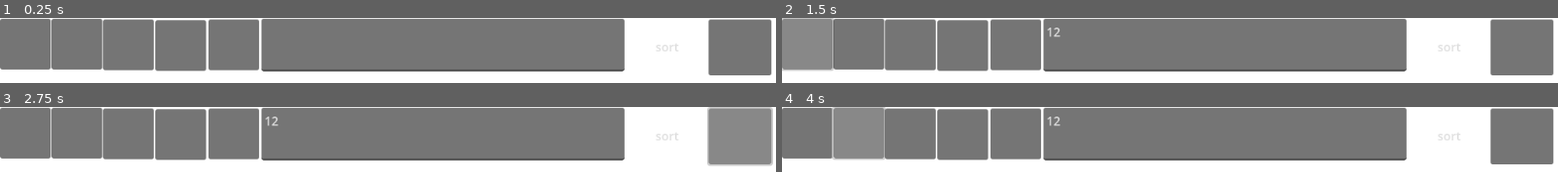
Above: before the commit, frames 1-4 (two rows, left to right).
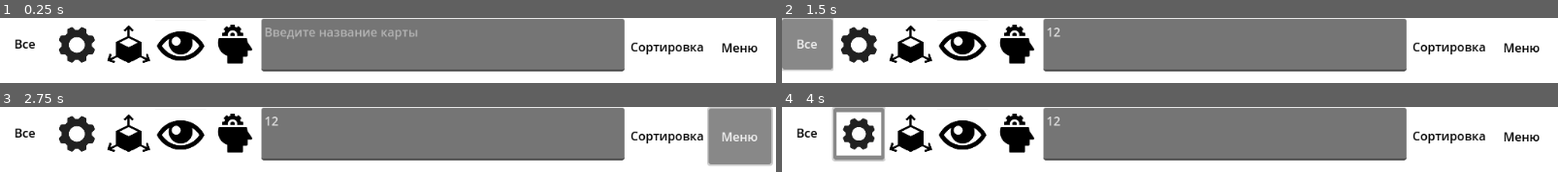
Above: after the commit, the same moments.

Repository: sialiss/GD_cards
Game: Godot game, scene res://Scenes/ListOfCards/ListOfCards.tscn
The game is run twice, just before and just after one commit, with the same random seed, the same clock (stepped at 60 frames per second) and the same inputs. Before the commit the project has no main scene; this scene is started directly in both runs.
Inputs (mouse positions are in pixels of both pictures, inside the frame that each line leads up to; where the layout moved, square brackets give the same spot in the first picture):
- Up to frame 1 (0.25 s): no input
- Up to frame 2 (1.5 s): click (1224, 45) at 0.52 s; type "12" at 0.6 s; click (805, 44) at 1.25 s
- Up to frame 3 (2.75 s): click (737, 136) at 2 s
- Up to frame 4 (4 s): click "sort" (after the commit: "Сортировка") at 2.75 s; click (859, 133) [859, 133] at 3.5 s

The runs differ from the first frame. In frame 1, 35% of the frame differs, in the area x 0-100%, y 1-89%; in frame 2, 28%; in frame 3, 27%; in frame 4, 32%.

Commit message:
add images and many code im tired

Diff:
--- /dev/null
+++ b/Assets/data.json
@@ -0,0 +1,248 @@
+[
+    {
+
+    "type": "атомарная механика",
+    "name": "ПЕРЕМЕЩАТЬ",
+    "text": "Объект двигается в пространстве.",
+    "image_path": "res://Assets/cards/move.png"
+    },
+
+    {
+
+    "type": "атомарная механика",
+    "name": "ПОМЕСТИТЬ",
+    "text": "Объект возникает в пространстве.",
+    "image_path": "res://Assets/cards/place.png"
+},
+
+    {
+
+    "type": "атомарная механика",
+    "name": "ВРАЩАТЬ",
+    "text": "Объект поворачивается вокруг своей оси.",
+    "image_path": "res://Assets/cards/rotate.png"
+},
+
+    {
+    "type": "атомарная механика",
+    "name": "УДАЛИТЬ",
+    "text": "Объект удаляется из игровой среды.",
+    "image_path": "res://Assets/cards/delete.png"
+},
+
+    {
+    "type": "атомарная механика",
+    "name": "УВЕЛИЧИВАТЬ",
+    "text": "Объект увеличивается в размере по одной или нескольким осям.",
+    "image_path": "res://Assets/cards/increase.png"
+},
+
+    {
+    "type": "атомарная механика",
+    "name": "УМЕНЬШАТЬ",
+    "text": "Объект уменьшается в размере по одной или нескольким осям.",
+    "image_path": "res://Assets/cards/reduce.png"
+},
+
+    {
+    "type": "атомарная механика",
+    "name": "ПРЫГАТЬ",
+    "text": "Объект двигается рывком по одной или нескольким осям.",
+    "image_path": "res://Assets/cards/jump.png"
+},
+
+    {
+    "type": "атомарная механика",
+    "name": "ГРАВИТАЦИЯ",
+    "text": "Объект с ускорением стремится приблизиться к другому объекту.",
+    "image_path": "res://Assets/cards/gravitation.png"
+},
+
+    {
+    "type": "атомарная механика",
+    "name": "ИЗМЕНЯТЬ ФОРМУ",
+    "text": "Объект изменяет форму",
+    "image_path": "res://Assets/cards/change_shape.png"
+},
+
+    {
+    "type": "атомарная механика",
+    "name": "ПЕРЕСЕКАТЬ",
+    "text": "Объект пересекается с другим объектом.",
+    "image_path": "res://Assets/cards/cross.png"
+},
+
+    {
+    "type": "атомарная механика",
+    "name": "РАЗДЕЛИТЬ",
+    "text": "Объект разделяется на несколько объектов.",
+    "image_path": "res://Assets/cards/split.png"
+},
+
+    {
+
+    "type": "атомарная механика",
+    "name": "ОБЪЕДИНИТЬ",
+    "text": "Несколько объектов соединяются в один.",
+    "image_path": "res://Assets/cards/unite.png"
+},
+
+    {
+
+    "type": "атомарная механика",
+    "name": "СОБРАТЬ СЕТ",
+    "text": "Игрок собирает определённый набор ресурсов",
+    "image_path": "res://Assets/cards/collect_set.png"
+},
+
+    {
+
+    "type": "атомарная механика",
+    "name": "ДОБАВИТЬ РЕСУРС",
+    "text": "Игроку добавляется ресурс",
+    "image_path": "res://Assets/cards/add_resource.png"
+},
+
+    {
+
+    "type": "атомарная механика",
+    "name": "ВЫЧЕСТЬ РЕСУРС",
+    "text": "Игрок теряет ресурс",
+    "image_path": "res://Assets/cards/substract_resource.png"
+},
+
+    {
+
+    "type": "атомарная механика",
+    "name": "ИЗМЕНЯТЬ ДИНАМИКУ",
+    "text": "Замедлять или ускорять процессы во времени",
+    "image_path": "res://Assets/cards/change_dynamics.png"
+},
+
+    {
+    "type": "атомарная механика",
+    "name": "ГЕН. СЛУЧАЙНОСТИ",
+    "text": "Случайное событие или число",
+    "image_path": "res://Assets/cards/random.png"
+},
+
+    {
+    "type": "игровое пространство",
+    "name": "ТРЕХМЕРНОЕ",
+    "text": "Игровое пространство",
+    "image_path": "res://Assets/cards/three-dimensional.png"
+},
+
+    {
+    "type": "игровое пространство",
+    "name": "ЛИНИЯ",
+    "text": "Игровое пространство",
+    "image_path": "res://Assets/cards/line.png"
+},
+
+    {
+    "type": "игровое пространство",
+    "name": "ПЛОСКОСТЬ",
+    "text": "Игровое пространство",
+    "image_path": "res://Assets/cards/plane.png"
+},
+
+    {
+    "type": "перспектива игрока",
+    "name": "ОТ ПЕРВОГО ЛИЦА",
+    "text": "Игрок видит глазами своего аватара.",
+    "image_path": "res://Assets/cards/first_person.png"
+},
+
+    {
+    "type": "перспектива игрока",
+    "name": "ОТ ТРЕТЬЕГО ЛИЦА",
+    "text": "Игрок видит объекты в 3D мире из камеры на некотором отдалении.",
+    "image_path": "res://Assets/cards/third_party.png"
+},
+
+    {
+    "type": "перспектива игрока",
+    "name": "СВЕРХУ",
+    "text": "Игрок видит объекты сверху.",
+    "image_path": "res://Assets/cards/above.png"
+},
+
+    {"type": "перспектива игрока",
+    "name": "СБОКУ",
+    "text": "Игрок видит объекты сбоку.",
+    "image_path": "res://Assets/cards/side.png"
+},
+
+    {"type": "перспектива игрока",
+    "name": "ИЗОМЕТРИЯ",
+    "text": "Игрок видит объекты со стороны в изометрическом пространстве.",
+    "image_path": "res://Assets/cards/isometry.png"
+},
+
+    {"type": "вид игрового опыта",
+    "name": "СОРЕВНОВАНИЕ",
+    "text": "Условие победы и поражения. Участие соперников.",
+    "image_path": "res://Assets/cards/competition.png"
+},
+
+    {"type": "вид игрового опыта",
+    "name": "КООПЕРАТИВ",
+    "text": "Объединение усилий для достижения общей цели.",
+    "image_path": "res://Assets/cards/cooperative.png"
+},
+
+    {"type": "вид игрового опыта",
+    "name": "МЕХАНИЧЕСКОЕ МАСТЕРСТВО",
+    "text": "Рефлексы, механическая память, скорость реакции.",
+    "image_path": "res://Assets/cards/mechanical_skill.png"
+},
+
+    {"type": "вид игрового опыта",
+    "name": "СТРАТЕГИЧЕСКОЕ МАСТЕРСТВО",
+    "text": "Тактические и стратегические действия. Просчёт на несколько ходов вперёд.",
+    "image_path": "res://Assets/cards/strategy.png"
+},
+
+    {"type": "вид игрового опыта",
+    "name": "БОРЬБА С ХАОСОМ",
+    "text": "Упорядочивание пространства, объектов, ресурсов. Управление неопределенностью.",
+    "image_path": "res://Assets/cards/fighting_chaos.png"
+},
+
+    {"type": "вид игрового опыта",
+    "name": "ВПЕЧАТЛЕНИЕ",
+    "text": "Эстетическое удовольствие, рассказ истории или погружение в атмосферу.",
+    "image_path": "res://Assets/cards/impression.png"
+},
+
+    {"type": "вид игрового опыта",
+    "name": "ЭКСЦЕНТРИЧНОСТЬ",
+    "text": "Странные, нелепые действия и неожиданные результаты.",
+    "image_path": "res://Assets/cards/eccentricity.png"
+},
+
+    {"type": "вид игрового опыта",
+    "name": "РОЛЕВОЙ ОТЫГРЫШ",
+    "text": "Проживание истории, отыгрыш внедренной или вымышленной роли.",
+    "image_path": "res://Assets/cards/role_playing.png"
+},
+
+    {"type": "вид игрового опыта",
+    "name": "ПЕРФОРМАНС",
+    "text": "Действие как выступление, актерская игра участников.",
+    "image_path": "res://Assets/cards/performance.png"
+},
+
+    {"type": "вид игрового опыта",
+    "name": "ЭКСПРЕССИЯ",
+    "text": "Рефлексия, исследования собственных чувств и эмоций.",
+    "image_path": "res://Assets/cards/expression.png"
+},
+
+    {"type": "вид игрового опыта",
+    "name": "СИМУЛЯЦИЯ",
+    "text": "Моделирование процессов работы объектов реального или вымышленного мира.",
+    "image_path": "res://Assets/cards/simulation.png"
+}
+]
--- /dev/null
+++ b/Scenes/ListOfCards/ListOfCards.gd
@@ -0,0 +1,33 @@
+extends CanvasLayer
+
+var file_data = [
+	{
+		"type": "атомарная механика",
+		"name": "ПЕРЕМЕЩАТЬ",
+		"text": "Объект двигается в пространстве.",
+		"image_path": "res://Assets/cards/move.png"
+	}
+]
+
+func save():
+	var file = FileAccess.open("res://Assets/data.json", FileAccess.WRITE)
+	file.store_line(JSON.stringify(file_data))
+
+func load_json():
+	if not FileAccess.file_exists("res://Assets/data.json"):
+		save()
+		return
+	var file = FileAccess.open("res://Assets/data.json", FileAccess.READ)
+	var data = JSON.parse_string(file.get_as_text())
+	file_data = data
+	for each in file_data:
+		each.name = each.name.to_lower()
+
+func _ready():
+	load_json()
+	for each in file_data:
+		print(each.name)
+
+# Called every frame. 'delta' is the elapsed time since the previous frame.
+func _process(delta):
+	pass
--- a/Scenes/ListOfCards/ListOfCards.tscn
+++ b/Scenes/ListOfCards/ListOfCards.tscn
@@ -1,14 +1,45 @@
-[gd_scene load_steps=2 format=3 uid="uid://bavkt6qcbwsb5"]
+[gd_scene load_steps=13 format=3 uid="uid://bavkt6qcbwsb5"]
 
-[sub_resource type="CanvasTexture" id="CanvasTexture_j7yxs"]
+[ext_resource type="Script" path="res://Scenes/ListOfCards/ListOfCards.gd" id="1_mtd6i"]
+[ext_resource type="Texture2D" uid="uid://dqx1k6v0ifjda" path="res://Assets/mechanics.png" id="1_odgt5"]
+[ext_resource type="Texture2D" uid="uid://ddcyhtpxpgvli" path="res://Assets/space.png" id="2_8gxwr"]
+[ext_resource type="Texture2D" uid="uid://g837fvc802kc" path="res://Assets/eye.png" id="3_qxah8"]
+[ext_resource type="Texture2D" uid="uid://bbtftlvhegsi4" path="res://Assets/experience.png" id="4_i1euw"]
+
+[sub_resource type="StyleBoxFlat" id="StyleBoxFlat_qdfkw"]
+bg_color = Color(1, 1, 1, 1)
+
+[sub_resource type="Theme" id="Theme_57uyb"]
+Button/colors/font_color = Color(0, 0, 0, 1)
+Button/styles/normal = SubResource("StyleBoxFlat_qdfkw")
+
+[sub_resource type="CanvasTexture" id="CanvasTexture_58pl1"]
+
+[sub_resource type="Theme" id="Theme_3qdfc"]
+Button/colors/font_color = Color(0, 0, 0, 1)
+Button/styles/normal = SubResource("StyleBoxFlat_qdfkw")
+
+[sub_resource type="Theme" id="Theme_1x5hg"]
+Button/colors/font_color = Color(0, 0, 0, 1)
+Button/styles/normal = SubResource("StyleBoxFlat_qdfkw")
+
+[sub_resource type="Theme" id="Theme_oj5aw"]
+Button/colors/font_color = Color(0, 0, 0, 1)
+Button/styles/normal = SubResource("StyleBoxFlat_qdfkw")
+
+[sub_resource type="Theme" id="Theme_b0pcm"]
+Button/colors/font_color = Color(0, 0, 0, 1)
+Button/styles/normal = SubResource("StyleBoxFlat_qdfkw")
 
 [node name="ListOfCards" type="CanvasLayer"]
+script = ExtResource("1_mtd6i")
 
 [node name="background" type="TextureRect" parent="."]
 custom_minimum_size = Vector2(1024, 600)
 offset_right = 503.0
 offset_bottom = 248.0
-texture = SubResource("CanvasTexture_j7yxs")
+theme = SubResource("Theme_57uyb")
+texture = SubResource("CanvasTexture_58pl1")
 
 [node name="Types" type="Node2D" parent="."]
 
@@ -16,48 +47,77 @@
 offset_top = 1.0
 offset_right = 67.0
 offset_bottom = 69.0
+theme = SubResource("Theme_3qdfc")
+text = "Все"
 
 [node name="Button2" type="Button" parent="Types"]
 offset_left = 68.0
 offset_top = 1.0
 offset_right = 135.0
-offset_bottom = 69.0
+offset_bottom = 71.0
+theme = SubResource("Theme_1x5hg")
+icon = ExtResource("1_odgt5")
+expand_icon = true
 
 [node name="Button3" type="Button" parent="Types"]
 offset_left = 136.0
 offset_top = 2.0
 offset_right = 203.0
 offset_bottom = 70.0
+theme = SubResource("Theme_oj5aw")
+icon = ExtResource("2_8gxwr")
+expand_icon = true
 
 [node name="Button4" type="Button" parent="Types"]
 offset_left = 205.0
 offset_top = 3.0
 offset_right = 272.0
 offset_bottom = 71.0
+theme = SubResource("Theme_oj5aw")
+icon = ExtResource("3_qxah8")
+expand_icon = true
 
 [node name="Button5" type="Button" parent="Types"]
 offset_left = 275.0
 offset_top = 2.0
 offset_right = 342.0
 offset_bottom = 70.0
+theme = SubResource("Theme_oj5aw")
+icon = ExtResource("4_i1euw")
+expand_icon = true
 
 [node name="Back" type="Button" parent="."]
 offset_left = 935.0
 offset_top = 2.0
 offset_right = 1018.0
 offset_bottom = 77.0
+theme = SubResource("Theme_b0pcm")
+text = "Меню"
 
 [node name="Search" type="TextEdit" parent="."]
 offset_left = 345.0
 offset_top = 1.0
 offset_right = 824.0
 offset_bottom = 72.0
+theme = SubResource("Theme_b0pcm")
+placeholder_text = "Введите название карты"
 
 [node name="Sort" type="MenuButton" parent="."]
 offset_left = 827.0
 offset_top = 6.0
 offset_right = 934.0
 offset_bottom = 71.0
-text = "sort"
+theme = SubResource("Theme_b0pcm")
+text = "Сортировка"
 
-[node name="Cards" type="Node2D" parent="."]
+[node name="Hashtable" type="Hashtable" parent="."]
+
+[node name="ScrollContainer" type="ScrollContainer" parent="."]
+offset_left = 18.0
+offset_top = 90.0
+offset_right = 1002.0
+offset_bottom = 574.0
+
+[node name="cards" type="GridContainer" parent="ScrollContainer"]
+unique_name_in_owner = true
+layout_mode = 2
--- /dev/null
+++ b/gdextension/src/data.json
@@ -0,0 +1,248 @@
+[
+    {
+
+    "type": "атомарная механика",
+    "name": "ПЕРЕМЕЩАТЬ",
+    "text": "Объект двигается в пространстве.",
+    "image_path": "res://Assets/cards/move.png"
+    },
+
+    {
+
+    "type": "атомарная механика",
+    "name": "ПОМЕСТИТЬ",
+    "text": "Объект возникает в пространстве.",
+    "image_path": "res://Assets/cards/place.png"
+},
+
+    {
+
+    "type": "атомарная механика",
+    "name": "ВРАЩАТЬ",
+    "text": "Объект поворачивается вокруг своей оси.",
+    "image_path": "res://Assets/cards/rotate.png"
+},
+
+    {
+    "type": "атомарная механика",
+    "name": "УДАЛИТЬ",
+    "text": "Объект удаляется из игровой среды.",
+    "image_path": "res://Assets/cards/delete.png"
+},
+
+    {
+    "type": "атомарная механика",
+    "name": "УВЕЛИЧИВАТЬ",
+    "text": "Объект увеличивается в размере по одной или нескольким осям.",
+    "image_path": "res://Assets/cards/increase.png"
+},
+
+    {
+    "type": "атомарная механика",
+    "name": "УМЕНЬШАТЬ",
+    "text": "Объект уменьшается в размере по одной или нескольким осям.",
+    "image_path": "res://Assets/cards/reduce.png"
+},
+
+    {
+    "type": "атомарная механика",
+    "name": "ПРЫГАТЬ",
+    "text": "Объект двигается рывком по одной или нескольким осям.",
+    "image_path": "res://Assets/cards/jump.png"
+},
+
+    {
+    "type": "атомарная механика",
+    "name": "ГРАВИТАЦИЯ",
+    "text": "Объект с ускорением стремится приблизиться к другому объекту.",
+    "image_path": "res://Assets/cards/gravitation.png"
+},
+
+    {
+    "type": "атомарная механика",
+    "name": "ИЗМЕНЯТЬ ФОРМУ",
+    "text": "Объект изменяет форму",
+    "image_path": "res://Assets/cards/change_shape.png"
+},
+
+    {
+    "type": "атомарная механика",
+    "name": "ПЕРЕСЕКАТЬ",
+    "text": "Объект пересекается с другим объектом.",
+    "image_path": "res://Assets/cards/cross.png"
+},
+
+    {
+    "type": "атомарная механика",
+    "name": "РАЗДЕЛИТЬ",
+    "text": "Объект разделяется на несколько объектов.",
+    "image_path": "res://Assets/cards/split.png"
+},
+
+    {
+
+    "type": "атомарная механика",
+    "name": "ОБЪЕДИНИТЬ",
+    "text": "Несколько объектов соединяются в один.",
+    "image_path": "res://Assets/cards/unite.png"
+},
+
+    {
+
+    "type": "атомарная механика",
+    "name": "СОБРАТЬ СЕТ",
+    "text": "Игрок собирает определённый набор ресурсов",
+    "image_path": "res://Assets/cards/collect_set.png"
+},
+
+    {
+
+    "type": "атомарная механика",
+    "name": "ДОБАВИТЬ РЕСУРС",
+    "text": "Игроку добавляется ресурс",
+    "image_path": "res://Assets/cards/add_resource.png"
+},
+
+    {
+
+    "type": "атомарная механика",
+    "name": "ВЫЧЕСТЬ РЕСУРС",
+    "text": "Игрок теряет ресурс",
+    "image_path": "res://Assets/cards/substract_resource.png"
+},
+
+    {
+
+    "type": "атомарная механика",
+    "name": "ИЗМЕНЯТЬ ДИНАМИКУ",
+    "text": "Замедлять или ускорять процессы во времени",
+    "image_path": "res://Assets/cards/change_dynamics.png"
+},
+
+    {
+    "type": "атомарная механика",
+    "name": "ГЕН. СЛУЧАЙНОСТИ",
+    "text": "Случайное событие или число",
+    "image_path": "res://Assets/cards/random.png"
+},
+
+    {
+    "type": "игровое пространство",
+    "name": "ТРЕХМЕРНОЕ",
+    "text": "Игровое пространство",
+    "image_path": "res://Assets/cards/three-dimensional.png"
+},
+
+    {
+    "type": "игровое пространство",
+    "name": "ЛИНИЯ",
+    "text": "Игровое пространство",
+    "image_path": "res://Assets/cards/line.png"
+},
+
+    {
+    "type": "игровое пространство",
+    "name": "ПЛОСКОСТЬ",
+    "text": "Игровое пространство",
+    "image_path": "res://Assets/cards/plane.png"
+},
+
+    {
+    "type": "перспектива игрока",
+    "name": "ОТ ПЕРВОГО ЛИЦА",
+    "text": "Игрок видит глазами своего аватара.",
+    "image_path": "res://Assets/cards/first_person.png"
+},
+
+    {
+    "type": "перспектива игрока",
+    "name": "ОТ ТРЕТЬЕГО ЛИЦА",
+    "text": "Игрок видит объекты в 3D мире из камеры на некотором отдалении.",
+    "image_path": "res://Assets/cards/third_party.png"
+},
+
+    {
+    "type": "перспектива игрока",
+    "name": "СВЕРХУ",
+    "text": "Игрок видит объекты сверху.",
+    "image_path": "res://Assets/cards/above.png"
+},
+
+    {"type": "перспектива игрока",
+    "name": "СБОКУ",
+    "text": "Игрок видит объекты сбоку.",
+    "image_path": "res://Assets/cards/side.png"
+},
+
+    {"type": "перспектива игрока",
+    "name": "ИЗОМЕТРИЯ",
+    "text": "Игрок видит объекты со стороны в изометрическом пространстве.",
+    "image_path": "res://Assets/cards/isometry.png"
+},
+
+    {"type": "вид игрового опыта",
+    "name": "СОРЕВНОВАНИЕ",
+    "text": "Условие победы и поражения. Участие соперников.",
+    "image_path": "res://Assets/cards/competition.png"
+},
+
+    {"type": "вид игрового опыта",
+    "name": "КООПЕРАТИВ",
+    "text": "Объединение усилий для достижения общей цели.",
+    "image_path": "res://Assets/cards/cooperative.png"
+},
+
+    {"type": "вид игрового опыта",
+    "name": "МЕХАНИЧЕСКОЕ МАСТЕРСТВО",
+    "text": "Рефлексы, механическая память, скорость реакции.",
+    "image_path": "res://Assets/cards/mechanical_skill.png"
+},
+
+    {"type": "вид игрового опыта",
+    "name": "СТРАТЕГИЧЕСКОЕ МАСТЕРСТВО",
+    "text": "Тактические и стратегические действия. Просчёт на несколько ходов вперёд.",
+    "image_path": "res://Assets/cards/strategy.png"
+},
+
+    {"type": "вид игрового опыта",
+    "name": "БОРЬБА С ХАОСОМ",
+    "text": "Упорядочивание пространства, объектов, ресурсов. Управление неопределенностью.",
+    "image_path": "res://Assets/cards/fighting_chaos.png"
+},
+
+    {"type": "вид игрового опыта",
+    "name": "ВПЕЧАТЛЕНИЕ",
+    "text": "Эстетическое удовольствие, рассказ истории или погружение в атмосферу.",
+    "image_path": "res://Assets/cards/impression.png"
+},
+
+    {"type": "вид игрового опыта",
+    "name": "ЭКСЦЕНТРИЧНОСТЬ",
+    "text": "Странные, нелепые действия и неожиданные результаты.",
+    "image_path": "res://Assets/cards/eccentricity.png"
+},
+
+    {"type": "вид игрового опыта",
+    "name": "РОЛЕВОЙ ОТЫГРЫШ",
+    "text": "Проживание истории, отыгрыш внедренной или вымышленной роли.",
+    "image_path": "res://Assets/cards/role_playing.png"
+},
+
+    {"type": "вид игрового опыта",
+    "name": "ПЕРФОРМАНС",
+    "text": "Действие как выступление, актерская игра участников.",
+    "image_path": "res://Assets/cards/performance.png"
+},
+
+    {"type": "вид игрового опыта",
+    "name": "ЭКСПРЕССИЯ",
+    "text": "Рефлексия, исследования собственных чувств и эмоций.",
+    "image_path": "res://Assets/cards/expression.png"
+},
+
+    {"type": "вид игрового опыта",
+    "name": "СИМУЛЯЦИЯ",
+    "text": "Моделирование процессов работы объектов реального или вымышленного мира.",
+    "image_path": "res://Assets/cards/simulation.png"
+}
+]
--- a/project.godot
+++ b/project.godot
@@ -11,7 +11,7 @@
 [application]
 
 config/name="GD_cards"
-run/main_scene="res://ListOfCards/ListOfCards.tscn"
+run/main_scene="res://Scenes/ListOfCards/ListOfCards.tscn"
 config/features=PackedStringArray("4.0", "GL Compatibility")
 config/icon="res://icon.svg"
 
Binary file added: Assets/cards/above.png
Not shown, added: Assets/cards/above.png.import
Binary file added: Assets/cards/add_resource.png
Not shown, added: Assets/cards/add_resource.png.import
Binary file added: Assets/cards/change_dynamics.png
Not shown, added: Assets/cards/change_dynamics.png.import
Binary file added: Assets/cards/change_shape.png
Not shown, added: Assets/cards/change_shape.png.import
Binary file added: Assets/cards/collect_set.png
Not shown, added: Assets/cards/collect_set.png.import
Binary file added: Assets/cards/competition.png
Not shown, added: Assets/cards/competition.png.import
(and 82 more such lines)
